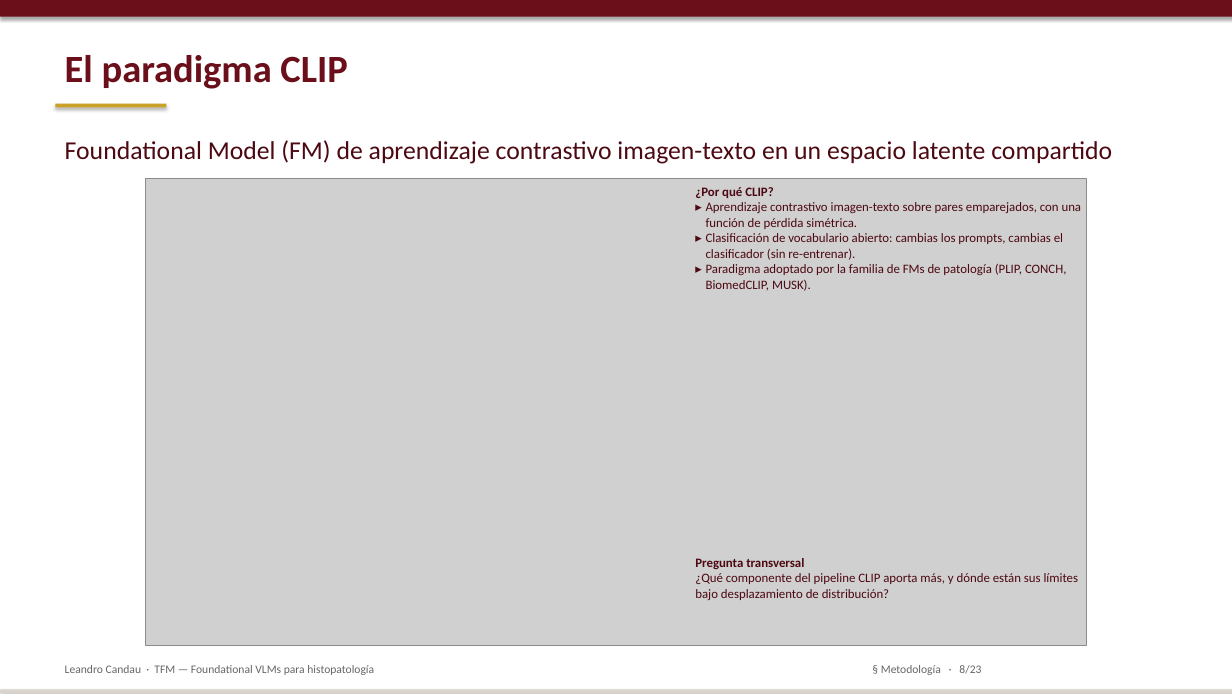
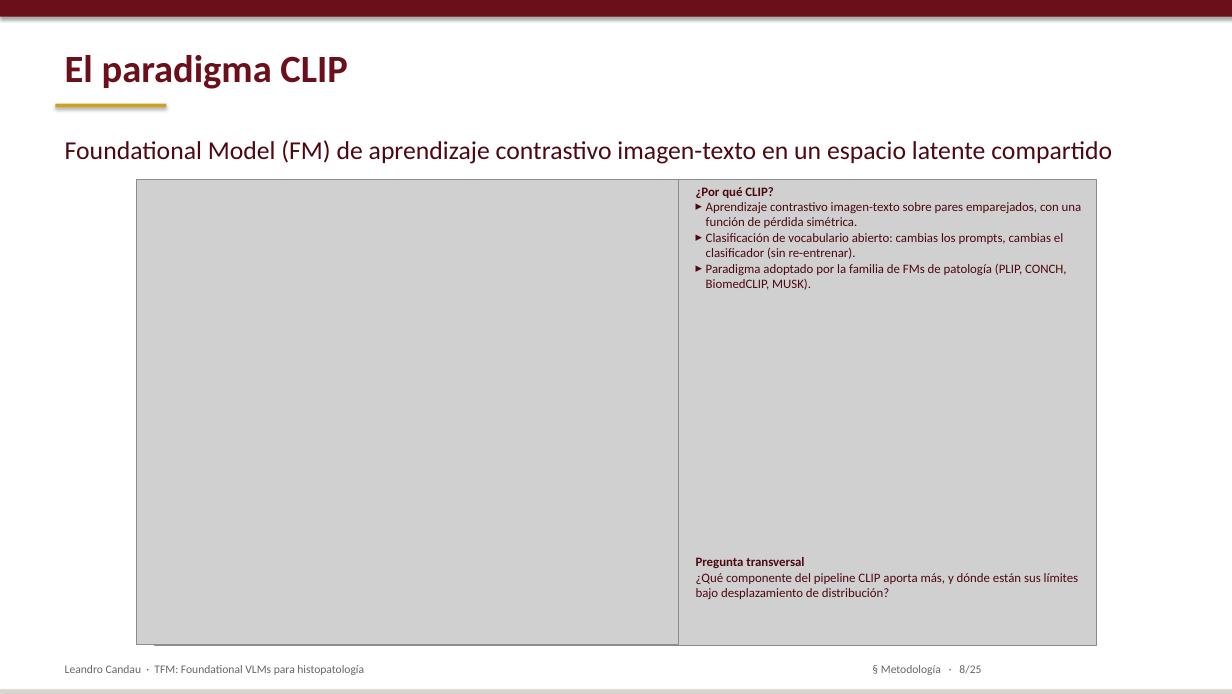
Before and after one commit to lcandau/histopathology-clip-lab, a slide deck: slide 8 of report/TFM_defense.pptx. Drawn at 1232x694 pixels with LibreOffice and Linux fonts; fonts in the diff are those of the drawing; grey boxes stand for pictures. Boxes give left, top, right and bottom in pixels: in the first picture for what was removed or moved away, otherwise in the second. Text is boxed around its words. In the diff, an @@ line names an element or a change of style, - is before the commit and + after.

```diff
--- a/report/TFM_defense.pptx
+++ b/report/TFM_defense.pptx
@@ picture added at [137,179,678,645] @@
@@ picture: place and size @@
-picture at [145,179,1087,645]
+picture at [154,179,1096,646]
@@ text at [65,665,364,675]: text changed @@
-Leandro Candau · TFM — Foundational VLMs para histopatología
+Leandro Candau · TFM: Foundational VLMs para histopatología
@@ text at [881,665,981,675]: text changed @@
-§ Metodología · 8/23
+§ Metodología · 8/25
```
Also in this commit, not shown: 12 other slides changed, 11 slides added, 9 slides removed, 40 other files.
